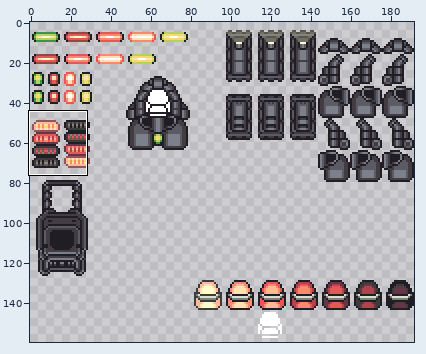
Pixel-art file, stored at Sprites/Battlemech top down.aseprite. The first picture is a wide view before the edit; the outline marks the close-up.
Close-up. Before:
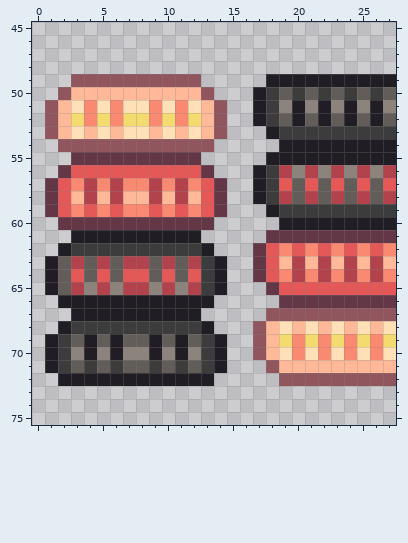
192x160 pixels, 1 frame. Shown: x 0..27, y 45..75.
The same view after the edit:
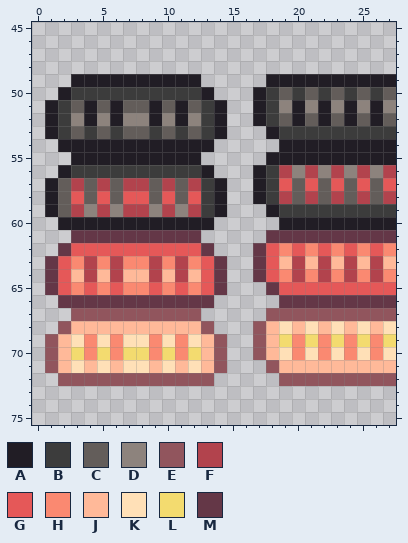
Palette (. is transparent): A #211d25  B #3c3c3c  C #635d5a  D #8d837d  E #91555d  F #b2434d  G #e55858  H #fa8971  J #ffb999  K #ffe0b7  L #f3db6f  M #643747
The edit:
--- layer "Layer"
@@ x 0..16 @@
 48 .................
-49 ...EEEEEEEEEE....
-50 ..EJJJJJJJJJJE...
-51 .EJKHKHKKHKHKJE..
-52 .EJLHLHLLHLHLJE..
-53 .EJKJKJKKJKJKJE..
-54 ..EEEEEEEEEEEE...
-55 ...MMMMMMMMMM....
-56 ..MGGGGGGGGGGM...
-57 .MGHFHFHHFHFHGM..
-58 .MGJFJFJJFJFJGM..
-59 .MGHGHGHHGHGHGM..
-60 ..MMMMMMMMMMMM...
-61 ...AAAAAAAAAA....
-62 ..ABBBBBBBBBBA...
-63 .ACFCFCFFCFCFBA..
-64 .ACGCGCGGCGCGBA..
-65 .ACFDFDFFDFDFBA..
-66 ..AAAAAAAAAAAA...
-67 ...AAAAAAAAAA....
-68 ..ABBBBBBBBBBA...
-69 .ABCACACCACACBA..
-70 .ABDADADDADADBA..
-71 .ABCBCBCCBCBCBA..
-72 ..AAAAAAAAAAAA...
+49 ...AAAAAAAAAA....
+50 ..ABBBBBBBBBBA...
+51 .ABCACACCACACBA..
+52 .ABDADADDADADBA..
+53 .ABCBCBCCBCBCBA..
+54 ..AAAAAAAAAAAA...
+55 ...AAAAAAAAAA....
+56 ..ABBBBBBBBBBA...
+57 .ACFCFCFFCFCFBA..
+58 .ACGCGCGGCGCGBA..
+59 .ACFDFDFFDFDFBA..
+60 ..AAAAAAAAAAAA...
+61 ...MMMMMMMMMM....
+62 ..MGGGGGGGGGGM...
+63 .MGHFHFHHFHFHGM..
+64 .MGJFJFJJFJFJGM..
+65 .MGHGHGHHGHGHGM..
+66 ..MMMMMMMMMMMM...
+67 ...EEEEEEEEEE....
+68 ..EJJJJJJJJJJE...
+69 .EJKHKHKKHKHKJE..
+70 .EJLHLHLLHLHLJE..
+71 .EJKJKJKKJKJKJE..
+72 ..EEEEEEEEEEEE...
 73 .................
Boxes around the changes in both close-ups, in picture pixels (x1, y1, x2, y2):
changed: (45, 74, 227, 386)
